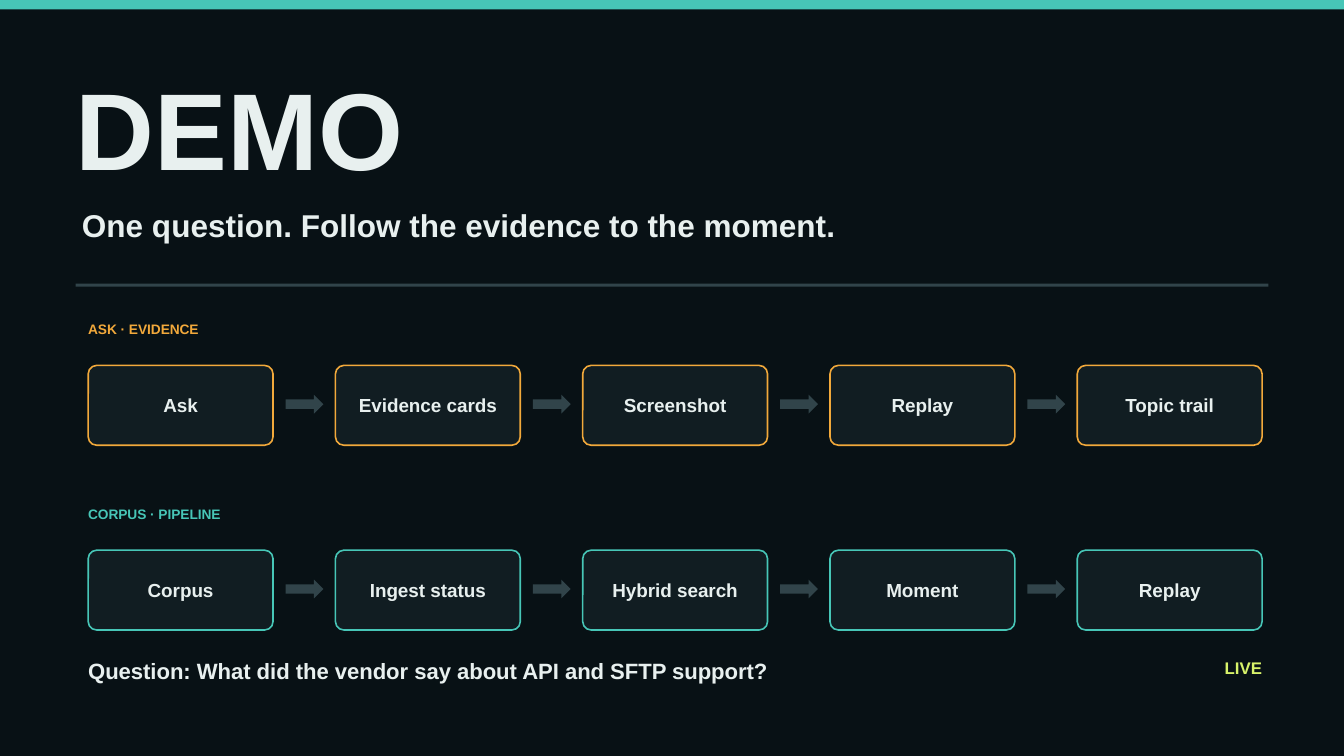
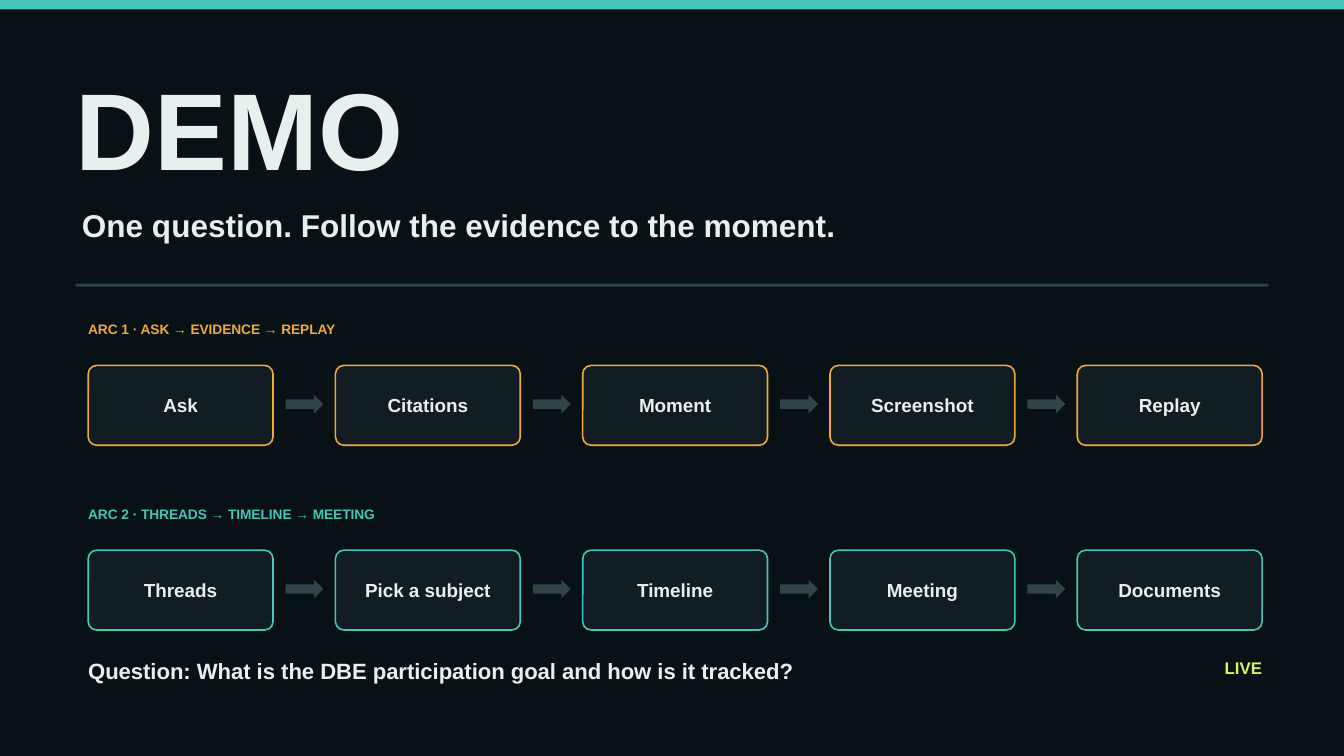
Before and after one commit to tgoeke/july-2026-ai-americas-cohort-meetingminer, a slide deck: slide 7 of docs/MeetingMiner-15-minute-capstone.pptx (slide 9 before the commit). Drawn at 1344x756 pixels with LibreOffice and Linux fonts; fonts in the diff are those of the drawing. Boxes give left, top, right and bottom in pixels: in the first picture for what was removed or moved away, otherwise in the second. Text is boxed around its words. In the diff, an @@ line names an element or a change of style, - is before the commit and + after.

```diff
--- a/docs/MeetingMiner-15-minute-capstone.pptx
+++ b/docs/MeetingMiner-15-minute-capstone.pptx
@@ text at box(88, 324, 335, 334): text changed @@
-ASK · EVIDENCE
+ARC 1 · ASK → EVIDENCE → REPLAY
@@ text at box(388, 398, 468, 412): text changed @@
-Evidence cards
+Citations
@@ text at box(639, 399, 711, 412): text changed @@
-Screenshot
+Moment
@@ text at box(871, 398, 973, 412): text changed @@
-Replay
+Screenshot
@@ text at box(1139, 398, 1201, 416): text changed @@
-Topic trail
+Replay
@@ text at box(88, 509, 375, 519): text changed @@
-CORPUS · PIPELINE
+ARC 2 · THREADS → TIMELINE → MEETING
@@ text at box(144, 583, 217, 597): text changed @@
-Corpus
+Threads
@@ text at box(365, 583, 491, 601): text changed @@
-Ingest status
+Pick a subject
@@ text at box(637, 583, 713, 597): text changed @@
-Hybrid search
+Timeline
@@ text at box(887, 583, 958, 601): text changed @@
-Moment
+Meeting
@@ text at box(1118, 584, 1220, 597): text changed @@
-Replay
+Documents
@@ text at box(88, 663, 793, 684): text changed @@
-Question: What did the vendor say about API and SFTP support?
+Question: What is the DBE participation goal and how is it tracked?
```
Also in this commit, not shown: 10 other slides changed, 1 slide added, 3 slides removed.
